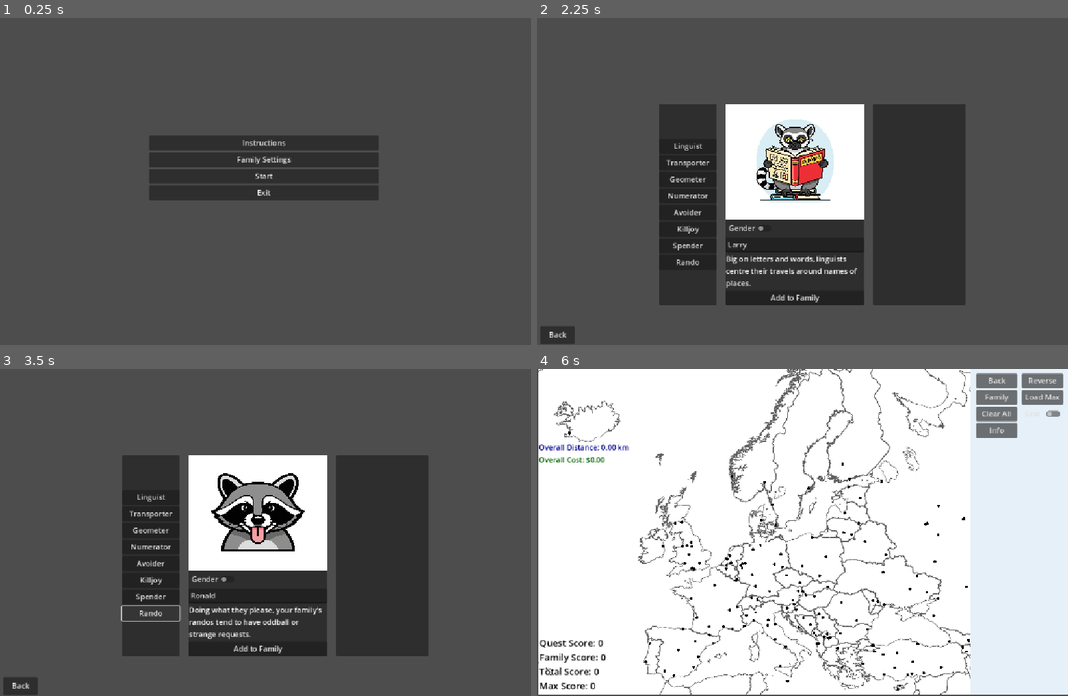
Above: before the commit, frames 1-4 (two rows, left to right).
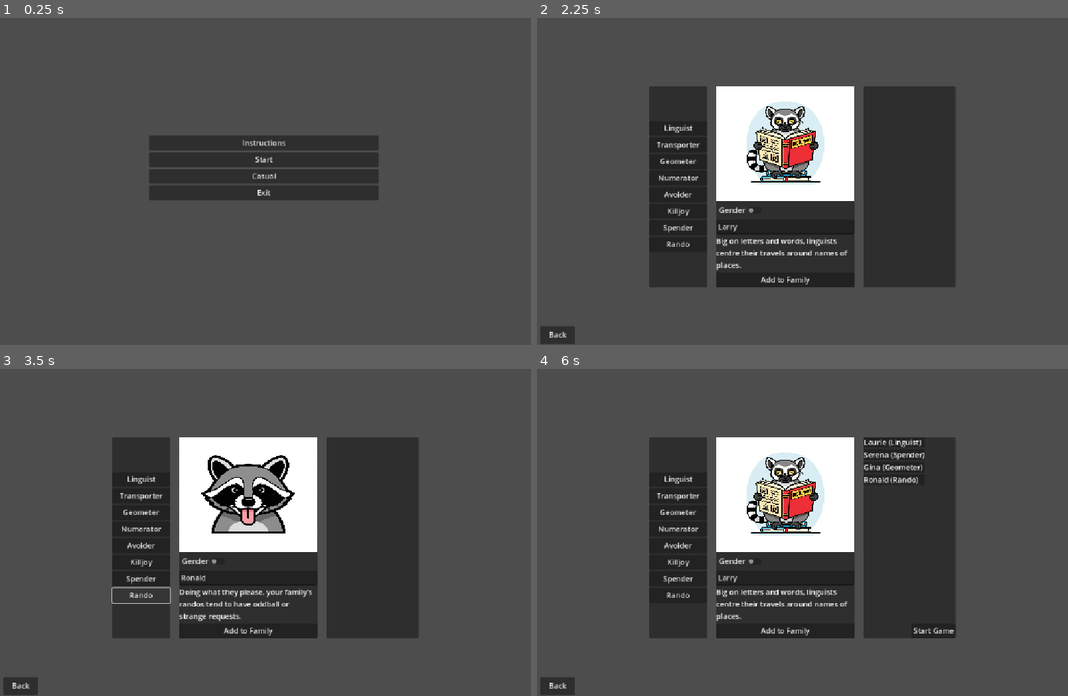
Above: after the commit, the same moments.

Repository: CanadianBoson/family-vacation
Game: Godot game, scene res://main_menu.tscn
Two runs of this game, one before a commit and one after it. Both use one fixed random seed, a clock stepped at 60 frames per second and the inputs below.
Inputs:
- Up to frame 1 (0.25 s): no input
- Up to frame 2 (2.25 s): click "Instructions" at 0.5 s; click "Back" at 1.25 s; click "Family Settings" (after the commit: "Start") at 2 s
- Up to frame 3 (3.5 s): click "Rando" at 2.75 s
- Up to frame 4 (6 s): click "Back" at 3.5 s; click "Start" (after the commit: "Casual") at 4.25 s; click "Back" at 5 s; click "Start" at 5.75 s

The runs differ from the first frame. In frame 1, 0.2% of the frame differs, in the area x 44-55%, y 42-50%; in frame 2, 19%; in frame 3, 19%; in frame 4, 93%, in the area x 0-100%, y 0-100%.

Commit message:
feat: match family to quest style, UI upgrades

Diff:
--- a/family_scene.tscn
+++ b/family_scene.tscn
@@ -9,10 +9,10 @@
 
 [node name="HBoxContainer" type="HBoxContainer" parent="."]
 layout_mode = 0
-offset_left = 264.0
-offset_top = 186.0
-offset_right = 932.0
-offset_bottom = 555.0
+offset_left = 243.0
+offset_top = 147.0
+offset_right = 911.0
+offset_bottom = 529.0
 theme_override_constants/separation = 20
 
 [node name="LeftPanel" type="PanelContainer" parent="HBoxContainer"]
--- a/game_scene.gd
+++ b/game_scene.gd
@@ -28,6 +28,8 @@
 @onready var info_capital = $DetailedInfoBox/VBoxContainer/CapitalLabel
 @onready var info_eu = $DetailedInfoBox/VBoxContainer/EULabel
 @onready var hover_timer = $HoverTimer
+@onready var instructions_button = $MenuButtons/VBoxContainer/InstructionsButton
+@onready var instructions_popup = $InstructionsPopup
 
 
 var CAR_COLOR = Color.GREEN
@@ -242,9 +244,6 @@
 		new_pos = mouse_pos + Vector2(15, 15)
 	detailed_info_box.position = new_pos
 
-func _on_info_button_pressed():
-	info_popup.show_popup(pin_manager.valid_pin_locations, pin_manager.dropped_pin_data)
-
 func _on_clear_all_button_pressed():
 	pin_manager.clear_all_pins()
 	_update_game_state()
@@ -269,3 +268,19 @@
 # This function is called when the "Family" button is pressed.
 func _on_family_button_pressed():
 	get_tree().change_scene_to_file("res://family_scene.tscn")
+
+# This function is called when the "Info" button is pressed.
+func _on_info_button_pressed():
+	# --- New: Close the instructions popup first ---
+	instructions_popup.hide()
+	# ---------------------------------------------
+	info_popup.show_popup(pin_manager.valid_pin_locations, pin_manager.dropped_pin_data)
+
+# ... (rest of your script)
+
+# This function is called when the "Instructions" button is pressed.
+func _on_instructions_button_pressed():
+	# --- New: Close the info popup first ---
+	info_popup.hide()
+	# -------------------------------------
+	instructions_popup.show_popup()
--- a/game_scene.tscn
+++ b/game_scene.tscn
@@ -9,6 +9,7 @@
 [ext_resource type="Script" uid="uid://dguaa8uarvjss" path="res://grid_overlay.gd" id="7_6e45b"]
 [ext_resource type="PackedScene" uid="uid://fy5xvtergi3a" path="res://vertical_menu.tscn" id="8_e35lh"]
 [ext_resource type="Script" uid="uid://bqpydbv16hqws" path="res://quest_manager.gd" id="9_udeyl"]
+[ext_resource type="Script" uid="uid://cwc3qlcvdaouq" path="res://instructions_popup.gd" id="10_miq82"]
 
 [sub_resource type="ShaderMaterial" id="ShaderMaterial_kdryc"]
 shader = ExtResource("3_mj2jn")
@@ -46,6 +47,18 @@
 "update": 0,
 "values": [Color(1, 1, 1, 1)]
 }
+tracks/2/type = "value"
+tracks/2/imported = false
+tracks/2/enabled = true
+tracks/2/path = NodePath("InstructionsPopup:modulate")
+tracks/2/interp = 1
+tracks/2/loop_wrap = true
+tracks/2/keys = {
+"times": PackedFloat32Array(0),
+"transitions": PackedFloat32Array(1),
+"update": 0,
+"values": [Color(1, 1, 1, 1)]
+}
 
 [sub_resource type="Animation" id="Animation_6e45b"]
 resource_name = "popout_info"
@@ -101,11 +114,43 @@
 "values": [Color(0.50097, 0.683024, 1, 1)]
 }
 
+[sub_resource type="Animation" id="Animation_miq82"]
+resource_name = "popup_in"
+tracks/0/type = "value"
+tracks/0/imported = false
+tracks/0/enabled = true
+tracks/0/path = NodePath("InstructionsPopup:modulate")
+tracks/0/interp = 1
+tracks/0/loop_wrap = true
+tracks/0/keys = {
+"times": PackedFloat32Array(0, 0.3),
+"transitions": PackedFloat32Array(1, 1),
+"update": 0,
+"values": [Color(1, 1, 1, 0), Color(1, 1, 1, 1)]
+}
+
+[sub_resource type="Animation" id="Animation_j5hk1"]
+resource_name = "popup_out"
+tracks/0/type = "value"
+tracks/0/imported = false
+tracks/0/enabled = true
+tracks/0/path = NodePath("InstructionsPopup:modulate")
+tracks/0/interp = 1
+tracks/0/loop_wrap = true
+tracks/0/keys = {
+"times": PackedFloat32Array(0, 0.2),
+"transitions": PackedFloat32Array(1, 1),
+"update": 0,
+"values": [Color(1, 1, 1, 1), Color(1, 1, 1, 0)]
+}
+
 [sub_resource type="AnimationLibrary" id="AnimationLibrary_6e45b"]
 _data = {
 &"RESET": SubResource("Animation_kdryc"),
 &"popout_info": SubResource("Animation_6e45b"),
-&"popup_info": SubResource("Animation_mj2jn")
+&"popup_in": SubResource("Animation_miq82"),
+&"popup_info": SubResource("Animation_mj2jn"),
+&"popup_out": SubResource("Animation_j5hk1")
 }
 
 [sub_resource type="StyleBoxFlat" id="StyleBoxFlat_udeyl"]
@@ -119,6 +164,9 @@
 expand_margin_right = 2.0
 expand_margin_bottom = 2.0
 
+[sub_resource type="StyleBoxFlat" id="StyleBoxFlat_miq82"]
+bg_color = Color(0.441095, 0.630238, 0.7289, 1)
+
 [node name="GameScene" type="Node2D"]
 script = ExtResource("1_po0ka")
 metadata/_edit_horizontal_guides_ = [360.0]
@@ -242,6 +290,10 @@
 layout_mode = 2
 text = "Load Max"
 
+[node name="InstructionsButton" type="Button" parent="MenuButtons/HBoxContainer/RightColumn"]
+layout_mode = 2
+text = "Instructions"
+
 [node name="GridToggleButton" type="CheckButton" parent="MenuButtons/HBoxContainer/RightColumn"]
 layout_mode = 2
 text = "Grid"
@@ -365,11 +417,40 @@
 offset_right = 40.0
 offset_bottom = 40.0
 
+[node name="InstructionsPopup" type="PanelContainer" parent="."]
+offset_left = 178.0
+offset_top = 261.0
+offset_right = 940.0
+offset_bottom = 565.0
+theme_override_styles/panel = SubResource("StyleBoxFlat_miq82")
+script = ExtResource("10_miq82")
+
+[node name="VBoxContainer" type="VBoxContainer" parent="InstructionsPopup"]
+layout_mode = 2
+
+[node name="HBoxContainer" type="HBoxContainer" parent="InstructionsPopup/VBoxContainer"]
+layout_mode = 2
+
+[node name="Label" type="Label" parent="InstructionsPopup/VBoxContainer/HBoxContainer"]
+layout_mode = 2
+text = "Instructions"
+
+[node name="CloseButton" type="Button" parent="InstructionsPopup/VBoxContainer/HBoxContainer"]
+layout_mode = 2
+text = "Close"
+
+[node name="InstructionsText" type="RichTextLabel" parent="InstructionsPopup/VBoxContainer"]
+z_index = 10
+clip_contents = false
+custom_minimum_size = Vector2(160, 250)
+layout_mode = 2
+
 [connection signal="pressed" from="MenuButtons/HBoxContainer/LeftColumn/BackButton" to="." method="_on_back_button_pressed"]
 [connection signal="pressed" from="MenuButtons/HBoxContainer/LeftColumn/FamilyButton" to="." method="_on_family_button_pressed"]
 [connection signal="pressed" from="MenuButtons/HBoxContainer/LeftColumn/ClearAllButton" to="." method="_on_clear_all_button_pressed"]
 [connection signal="pressed" from="MenuButtons/HBoxContainer/LeftColumn/InfoButton" to="." method="_on_info_button_pressed"]
 [connection signal="pressed" from="MenuButtons/HBoxContainer/RightColumn/ReverseButton" to="." method="_on_reverse_button_pressed"]
 [connection signal="pressed" from="MenuButtons/HBoxContainer/RightColumn/LoadMaxPathButton" to="." method="_on_load_max_path_button_pressed"]
+[connection signal="pressed" from="MenuButtons/HBoxContainer/RightColumn/InstructionsButton" to="." method="_on_instructions_button_pressed"]
 [connection signal="toggled" from="MenuButtons/HBoxContainer/RightColumn/GridToggleButton" to="." method="_on_grid_toggle_button_toggled"]
 [connection signal="pressed" from="InfoPopup/VBoxContainer/HBoxContainer/CloseButton" to="." method="_on_close_button_pressed"]
--- /dev/null
+++ b/instructions_popup.gd
@@ -0,0 +1,48 @@
+# instructions_popup.gd
+# This script controls the visibility and content of the instructions popup.
+extends PanelContainer
+
+@onready var close_button: Button = $VBoxContainer/HBoxContainer/CloseButton
+@onready var instructions_text: RichTextLabel = $VBoxContainer/InstructionsText
+@onready var animation_player: AnimationPlayer = get_tree().get_root().get_node("GameScene/AnimationPlayer")
+
+# --- You can edit the instructions text here ---
+const INSTRUCTIONS = """
+Welcome to the Journey Planner!
+
+- **Objective:** Plan routes by clicking on the black circles on the map. Each route will be assigned quests, shown in the dropdown menus on the left.
+
+- **Scoring:** Completing a quest adds its difficulty to your score. Completing all quests for a single traveler grants a bonus.
+
+- **Controls:**
+  - **Left-Click:** Place a pin on an available city.
+  - **Right-Click:** Remove a pin from the map.
+  - **Drag-and-Drop:** Move an existing pin to a new, unoccupied city.
+  - **Middle-Click:** In the Family scene, middle-click a confirmed member to remove them.
+
+- **UI:**
+  - Use the **Info** button to see a sortable list of all available cities.
+  - Use the **Ledger** on the right to track your current path's distance and cost.
+"""
+
+func _ready():
+	# Hide the popup at the start and connect the close button.
+	hide()
+	modulate.a = 0.0 # Start transparent for animations
+	close_button.pressed.connect(_on_close_button_pressed)
+
+	# Set the text for the RichTextLabel.
+	instructions_text.text = INSTRUCTIONS
+
+# This function is called from the main scene to show the popup.
+func show_popup():
+	show()
+	# Note: You will need to add animation tracks for "InstructionsPopup"
+	# to your AnimationPlayer for this to work visually.
+	animation_player.play("popup_in")
+	instructions_text.text = INSTRUCTIONS
+
+func _on_close_button_pressed():
+	animation_player.play("popup_out")
+	await animation_player.animation_finished
+	hide()
--- a/main_menu.gd
+++ b/main_menu.gd
@@ -3,11 +3,44 @@
 
 extends Control
 
-# This function is called when the 'Start' button is pressed.
+# This is the new "quick start" logic.
 func _on_start_button_pressed():
-	var result = get_tree().change_scene_to_file("res://game_scene.tscn")
-	if result != OK:
-		print("Error: Could not load the game scene.")
+	# 1. Load the raw family data.
+	var all_family_data = _load_family_data()
+	if all_family_data.is_empty():
+		print("Error: Could not load family data to start game.")
+		return
+
+	# 2. Generate a random list of confirmed family members.
+	var confirmed_family = []
+	var family_keys = all_family_data.keys()
+	family_keys.shuffle() # Randomize the order of families.
+
+	# Decide to generate between 2 and 4 family members.
+	var num_members_to_generate = randi_range(2, 4)
+
+	# Take a unique slice from the shuffled keys.
+	for i in range(min(num_members_to_generate, family_keys.size())):
+		var family_key = family_keys[i]
+		var data = all_family_data[family_key]
+
+		# Randomly choose a gender.
+		var gender = "male" if randi() % 2 == 0 else "female"
+		var name = data.get("default_name_" + gender, "N/A")
+
+		# Build the data dictionary for this member.
+		confirmed_family.append({
+			"name": name,
+			"family_key": family_key,
+			"gender": gender
+		})
+
+	# 3. Save the generated list to the GlobalState.
+	GlobalState.confirmed_family = confirmed_family
+	print("Generated random family: ", confirmed_family)
+
+	# 4. Change to the game scene.
+	get_tree().change_scene_to_file("res://game_scene.tscn")
 
 # This function is called when the 'Instructions' button is pressed.
 func _on_instructions_button_pressed():
@@ -22,3 +55,18 @@
 
 func _on_button_family_pressed():
 	get_tree().change_scene_to_file("res://family_scene.tscn")
+
+# Helper function to load the family data from the JSON file.
+func _load_family_data() -> Dictionary:
+	var file_path = "res://data/families.json"
+	if not FileAccess.file_exists(file_path):
+		print("Error: Family data file not found at ", file_path)
+		return {}
+
+	var file = FileAccess.open(file_path, FileAccess.READ)
+	var content = file.get_as_text()
+	var json_data = JSON.parse_string(content)
+	if typeof(json_data) == TYPE_DICTIONARY and json_data.has("families"):
+		return json_data.families
+
+	return {}
--- a/main_menu.tscn
+++ b/main_menu.tscn
@@ -33,11 +33,11 @@
 
 [node name="Button_Family" type="Button" parent="MainMenu/VBoxContainer"]
 layout_mode = 2
-text = "Family Settings"
+text = "Start"
 
 [node name="Button_Start" type="Button" parent="MainMenu/VBoxContainer"]
 layout_mode = 2
-text = "Start"
+text = "Casual"
 
 [node name="Button_Exit" type="Button" parent="MainMenu/VBoxContainer"]
 layout_mode = 2
--- a/vertical_menu.gd
+++ b/vertical_menu.gd
@@ -12,26 +12,18 @@
 	Color.html("#4A90E2"), Color.html("#50E3C2"), Color.html("#F5A623"),
 	Color.html("#BD10E0"), Color.html("#7ED321"), Color.html("#D0021B")
 ]
-const IMAGE_FOLDER_PATH = "res://menu_images/"
+
 var image_paths = []
 
 var menu_item_instances = []
 var all_quest_data = {}
+var all_family_data = {}
 
 func _ready():
-	_load_image_paths()
+	# Remove the _load_image_paths() call
+	all_family_data = _load_family_data() # Load the family data
 	all_quest_data = _load_all_dropdown_options()
 	_build_menu()
-
-func _load_image_paths():
-	var dir = DirAccess.open(IMAGE_FOLDER_PATH)
-	if dir:
-		dir.list_dir_begin()
-		var file_name = dir.get_next()
-		while file_name != "":
-			if not dir.current_is_dir() and file_name.ends_with(".png"):
-				image_paths.append(IMAGE_FOLDER_PATH + file_name)
-			file_name = dir.get_next()
 
 func _load_all_dropdown_options() -> Dictionary:
 	var file_path = "res://data/dropdown_data.json"
@@ -44,7 +36,6 @@
 	return {}
 
 func _build_menu():
-	# --- Updated: Get the list of confirmed family members from the global state ---
 	var confirmed_family = GlobalState.confirmed_family
 	if confirmed_family.is_empty():
 		print("Warning: No confirmed family members found in GlobalState to build menu.")
@@ -57,12 +48,10 @@
 	var available_dropdown_keys = all_quest_data.keys()
 	available_dropdown_keys.shuffle()
 
-	# Loop through the confirmed family members to create a menu item for each.
 	for i in range(confirmed_family.size()):
 		var member_data = confirmed_family[i]
 		var menu_item = MenuItemScene.instantiate()
 
-		# Decide which column to add the item to.
 		if i % 2 == 0:
 			left_column.add_child(menu_item)
 		else:
@@ -75,45 +64,78 @@
 			available_colors.shuffle()
 		var unique_color = available_colors.pop_front()
 
-		var unique_image_path = ""
-		if not image_paths.is_empty():
-			if available_images.is_empty():
-				available_images = image_paths.duplicate()
-				available_images.shuffle()
-			unique_image_path = available_images.pop_front()
+		var specific_image_path = ""
+		var family_key = member_data.get("family_key")
+		var gender = member_data.get("gender")
+		if all_family_data.has(family_key):
+			var family_info = all_family_data[family_key]
+			specific_image_path = family_info.get("image_path_" + gender, "")
 
+		# --- New Weighted and Compatible Quest Selection Logic ---
 		var bullet_points_for_item = []
+		var selected_quest_keys = []
 		var num_to_show = randi_range(2, 3)
 
-		if available_dropdown_keys.size() >= num_to_show:
-			var selected_keys = available_dropdown_keys.slice(0, num_to_show)
-			var is_compatible = true
-			for key1 in selected_keys:
-				var incompatible_list = all_quest_data[key1].get("incompatible", [])
-				for key2 in selected_keys:
-					if key1 != key2 and incompatible_list.has(key2):
+		# Separate available quests into matching and other pools.
+		var matching_quests = []
+		var other_quests = []
+
+		if family_key == "Rando":
+			other_quests = available_dropdown_keys.duplicate()
+		else:
+			for key in available_dropdown_keys:
+				if all_quest_data[key].get("family") == family_key:
+					matching_quests.append(key)
+				else:
+					other_quests.append(key)
+
+		# Select quests one by one, checking for compatibility.
+		for _j in range(num_to_show):
+			var quest_pool = []
+			# 75% chance to pick from matching quests, 25% from others.
+			if randf() < 0.75 and not matching_quests.is_empty():
+				quest_pool = matching_quests
+			else:
+				quest_pool = other_quests
+
+			# Fallback if the preferred pool is empty.
+			if quest_pool.is_empty():
+				quest_pool = other_quests if quest_pool == matching_quests else matching_quests
+
+			if quest_pool.is_empty():
+				break # No more quests to assign.
+
+			# Attempt to find a compatible quest from the chosen pool.
+			var found_compatible_quest = false
+			for quest_key in quest_pool:
+				var is_compatible = true
+				var incompatible_list = all_quest_data[quest_key].get("incompatible", [])
+				# Check against quests already selected for this item.
+				for existing_key in selected_quest_keys:
+					if incompatible_list.has(existing_key):
 						is_compatible = false
 						break
-				if not is_compatible: break
-			if is_compatible:
-				for j in range(num_to_show):
-					var key = available_dropdown_keys.pop_front()
-					var item_data = all_quest_data[key]
-					item_data["key"] = key
-					bullet_points_for_item.append(item_data)
-			else:
-				var key = available_dropdown_keys.pop_front()
-				var item_data = all_quest_data[key]
-				item_data["key"] = key
-				bullet_points_for_item.append(item_data)
-		elif not available_dropdown_keys.is_empty():
-			var key = available_dropdown_keys.pop_front()
+
+				if is_compatible:
+					selected_quest_keys.append(quest_key)
+					# Remove from all pools to ensure uniqueness.
+					available_dropdown_keys.erase(quest_key)
+					matching_quests.erase(quest_key)
+					other_quests.erase(quest_key)
+					found_compatible_quest = true
+					break # Move to the next quest slot.
+
+			if not found_compatible_quest:
+				print("Could not find a compatible quest for this slot.")
+
+		# Build the final data list from the selected keys.
+		for key in selected_quest_keys:
 			var item_data = all_quest_data[key]
 			item_data["key"] = key
 			bullet_points_for_item.append(item_data)
+		# -----------------------------------------------------------
 
-		# Use the confirmed member's name for the menu item's text.
-		menu_item.setup(member_data.name, unique_color, unique_image_path, bullet_points_for_item, quest_manager)
+		menu_item.setup(member_data.name, unique_color, specific_image_path, bullet_points_for_item, quest_manager)
 
 func calculate_scores() -> Dictionary:
 	var quest_score : int = 0
@@ -139,3 +161,13 @@
 		"family_score": family_score,
 		"total_score": total_score
 	}
+
+func _load_family_data() -> Dictionary:
+	var file_path = "res://data/families.json"
+	if not FileAccess.file_exists(file_path): return {}
+	var file = FileAccess.open(file_path, FileAccess.READ)
+	var content = file.get_as_text()
+	var json_data = JSON.parse_string(content)
+	if typeof(json_data) == TYPE_DICTIONARY and json_data.has("families"):
+		return json_data.families
+	return {}
Not shown: 1 places in game_scene.tscn that only renumber resources
Not shown, added: instructions_popup.gd.uid
